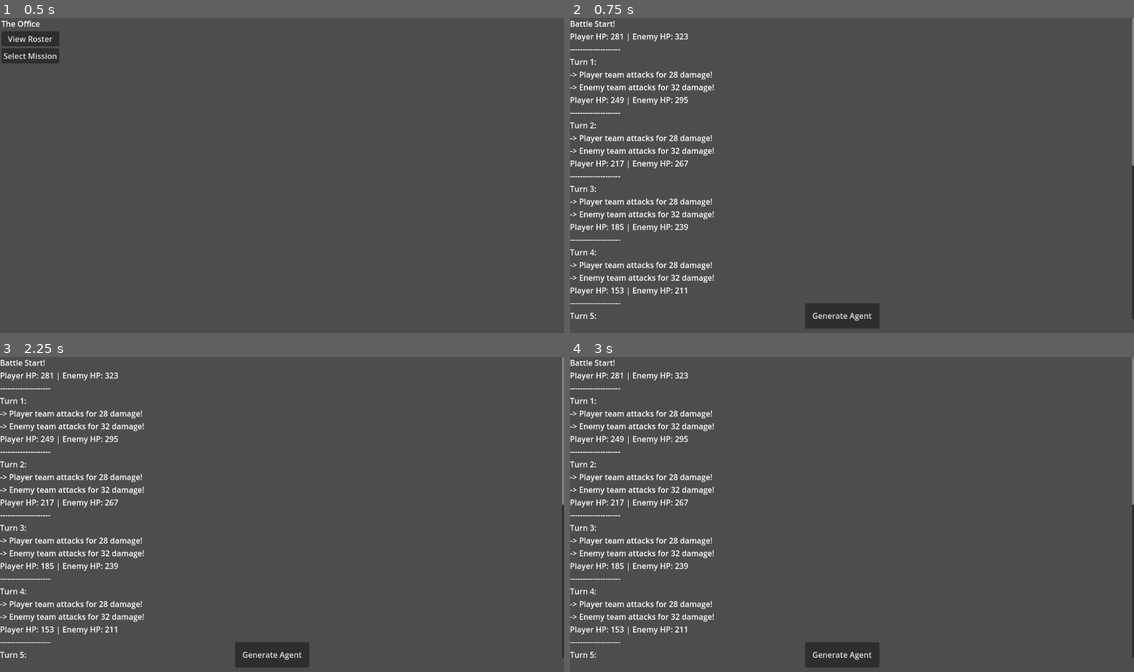
Above: before the commit, frames 1-4 (two rows, left to right).
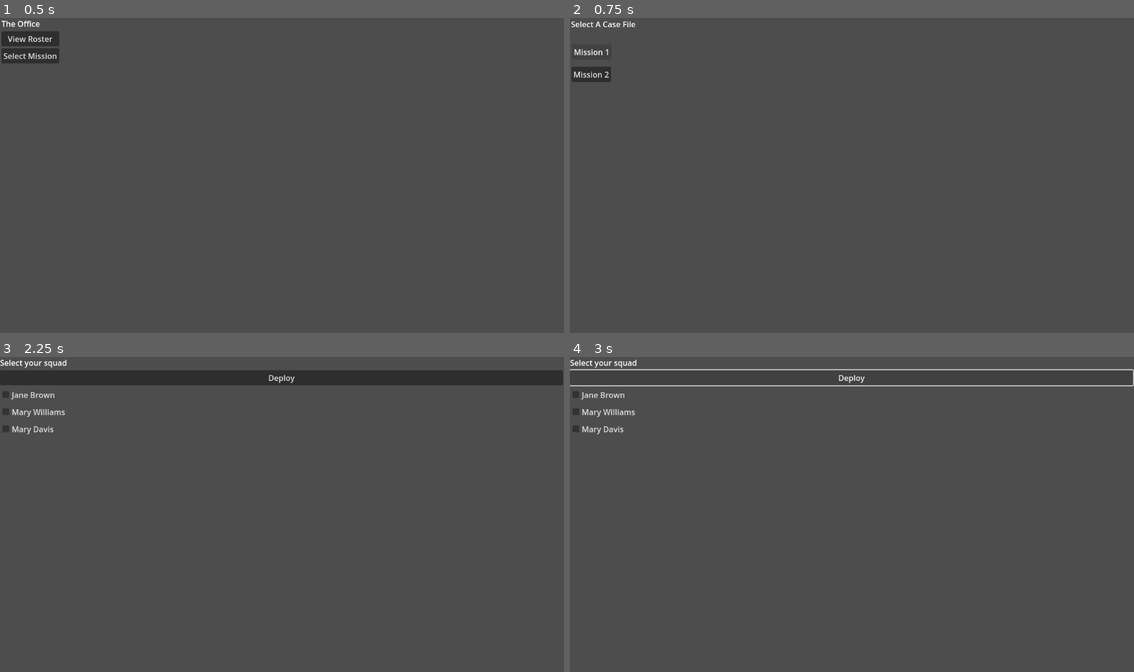
Above: after the commit, the same moments.

Repository: FanaticPurifier/ChroniCity
Game: Godot game, scene res://office_scene.tscn
Same seed, same stepped clock (60 frames per second), same inputs: the game is played once before the commit and once after it.
Inputs (mouse positions are in pixels of both pictures, inside the frame that each line leads up to):
- Up to frame 1 (0.5 s): no input
- Up to frame 2 (0.75 s): click "Select Mission" at 0.5 s
- Up to frame 3 (2.25 s): click (270, 656) at 1.25 s, where only the run before the commit has a clickable "Generate Agent"; click (22, 391) at 2 s, where only the run after the commit has a clickable "Mission 1"
- Up to frame 4 (3 s): click (852, 379) at 2.75 s, where only the run after the commit has a clickable "Deploy"

Frame 1 is identical in both runs. In frame 2, 5.2% of the frame differs, in the area x 0-100%, y 0-99%; in frame 3, 9.6%; in frame 4, 6.1%.

Commit message:
Horizontal barebones complete

Diff:
--- /dev/null
+++ b/battle_prep_scene.gd
@@ -0,0 +1,50 @@
+extends Control
+
+@onready var agent_list_container = $VBoxContainer/AgentListContainer
+@onready var deploy_button = $VBoxContainer/Deploy_btn
+
+
+func _ready():
+	# Connect the deploy button's signal
+	deploy_button.pressed.connect(_on_deploy_button_pressed)
+
+	# Populate the agent list
+	populate_agent_list()
+
+
+func populate_agent_list():
+	# Loop through every agent in our global roster
+	for agent in RosterManager.roster:
+		# Create a new CheckBox node from code
+		var check_box = CheckBox.new()
+
+		# Set its text to the agent's name
+		check_box.text = agent.agent_name
+
+		# Store the actual agent resource on the check_box node
+		# This is a handy way to keep a reference to the data.
+		check_box.set_meta("agent_data", agent)
+
+		# Add our newly created check_box to the container in the scene
+		agent_list_container.add_child(check_box)
+
+
+func _on_deploy_button_pressed():
+	# Clear out the old team from the last battle
+	GameManager.player_team_for_battle.clear()
+
+	# Go through all the checkboxes we created
+	for check_box in agent_list_container.get_children():
+		# If the box is checked...
+		if check_box.button_pressed:
+			# ...get the agent data we stored in it and add it to our team.
+			var agent: Agent = check_box.get_meta("agent_data")
+			GameManager.player_team_for_battle.append(agent)
+
+	# Optional: Add a check to make sure a team was selected
+	if GameManager.player_team_for_battle.is_empty():
+		print("No agents selected!")
+		return
+
+	# Go to the battle!
+	get_tree().change_scene_to_file("res://battle_scene.tscn")
--- /dev/null
+++ b/battle_prep_scene.tscn
@@ -0,0 +1,29 @@
+[gd_scene load_steps=2 format=3 uid="uid://c5kiggqfl4f8n"]
+
+[ext_resource type="Script" uid="uid://cayqynrtmst6w" path="res://battle_prep_scene.gd" id="1_4xnob"]
+
+[node name="Control" type="Control"]
+layout_mode = 3
+anchors_preset = 0
+offset_right = 40.0
+offset_bottom = 40.0
+script = ExtResource("1_4xnob")
+
+[node name="VBoxContainer" type="VBoxContainer" parent="."]
+layout_mode = 1
+anchors_preset = -1
+anchor_right = 28.775002
+anchor_bottom = 16.150002
+offset_right = -1.0
+offset_bottom = -6.1035156e-05
+
+[node name="SelectYourSquadLabel" type="Label" parent="VBoxContainer"]
+layout_mode = 2
+text = "Select your squad"
+
+[node name="Deploy_btn" type="Button" parent="VBoxContainer"]
+layout_mode = 2
+text = "Deploy"
+
+[node name="AgentListContainer" type="VBoxContainer" parent="VBoxContainer"]
+layout_mode = 2
--- a/battle_scene.gd
+++ b/battle_scene.gd
@@ -8,10 +8,8 @@
 	run_battle()
 
 func run_battle():
-	# 1. Create the teams using RosterManager
-	var player_team: Array[Agent] = []
-	for i in 3:
-		player_team.append(RosterManager.generate_agent())
+	# 1. Get player's team from GameManager
+	var player_team: Array[Agent] = GameManager.player_team_for_battle
 
 	var enemy_team: Array[Agent] = []
 	for i in 3:
--- a/game_manager.gd
+++ b/game_manager.gd
@@ -3,6 +3,9 @@
 # This is the "announcement"
 signal battle_completed(result: String)
 var last_battle_result: String = "NO RESULT"
+
+var selected_mission_data: Dictionary = {}
+var player_team_for_battle: Array[Agent] = []
 
 func _ready():
 	# We connect our own signal to our own function.
--- /dev/null
+++ b/mission_select_scene.gd
@@ -0,0 +1,23 @@
+extends Control
+
+func _on_mission_1_btn_pressed() -> void:
+	# Store some data about the chosen mission.
+	# Later, this could be loaded from a file.
+	GameManager.selected_mission_data = {
+		"name": "The Whispering Docks",
+		"difficulty": 1,
+		"enemy_type": "Cultist"
+	}
+
+	# Go to the next screen in the loop.
+	get_tree().change_scene_to_file("res://battle_prep_scene.tscn")
+
+
+func _on_mission_2_btn_pressed() -> void:
+	GameManager.selected_mission_data = {
+		"name": "Subway Psychosis",
+		"difficulty": 2,
+		"enemy_type": "Eldritch"
+	}
+
+	get_tree().change_scene_to_file("res://battle_prep_scene.tscn")
--- /dev/null
+++ b/mission_select_scene.tscn
@@ -0,0 +1,40 @@
+[gd_scene load_steps=2 format=3 uid="uid://dg5cmd32grenp"]
+
+[ext_resource type="Script" uid="uid://lqwshwwi4gma" path="res://mission_select_scene.gd" id="1_usy0a"]
+
+[node name="Control" type="Control"]
+layout_mode = 3
+anchors_preset = 0
+offset_left = 2.0
+offset_top = 1.0
+offset_right = 42.0
+offset_bottom = 41.0
+script = ExtResource("1_usy0a")
+
+[node name="VBoxContainer" type="VBoxContainer" parent="."]
+layout_mode = 0
+offset_right = 1149.0
+offset_bottom = 644.0
+
+[node name="SelectACaseFileLabel" type="Label" parent="VBoxContainer"]
+layout_mode = 2
+text = "Select A Case File"
+
+[node name="Mission1_btn" type="Button" parent="VBoxContainer/SelectACaseFileLabel"]
+layout_mode = 0
+offset_left = 2.0
+offset_top = 53.0
+offset_right = 83.0
+offset_bottom = 84.0
+text = "Mission 1"
+
+[node name="Mission2_btn" type="Button" parent="VBoxContainer/SelectACaseFileLabel"]
+layout_mode = 0
+offset_left = 1.0
+offset_top = 99.0
+offset_right = 82.0
+offset_bottom = 130.0
+text = "Mission 2"
+
+[connection signal="pressed" from="VBoxContainer/SelectACaseFileLabel/Mission1_btn" to="." method="_on_mission_1_btn_pressed"]
+[connection signal="pressed" from="VBoxContainer/SelectACaseFileLabel/Mission2_btn" to="." method="_on_mission_2_btn_pressed"]
--- a/office_scene.gd
+++ b/office_scene.gd
@@ -9,4 +9,4 @@
 	roster_label.text = roster_text
 
 func _on_select_mission_btn_pressed() -> void:
-	get_tree().change_scene_to_file("res://battle_scene.tscn")
+	get_tree().change_scene_to_file("res://mission_select_scene.tscn")
Not shown, added: battle_prep_scene.gd.uid
Not shown, added: mission_select_scene.gd.uid
